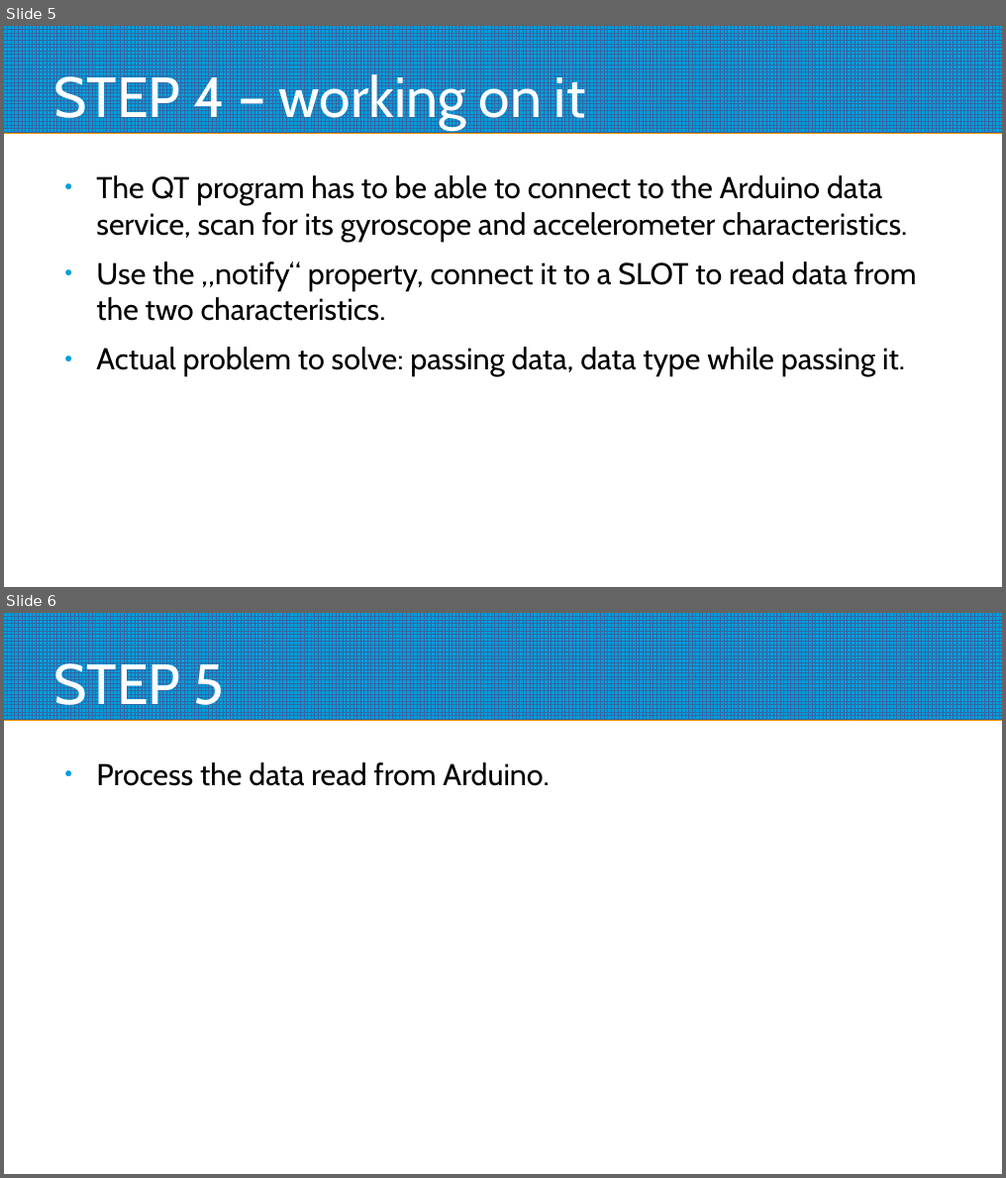
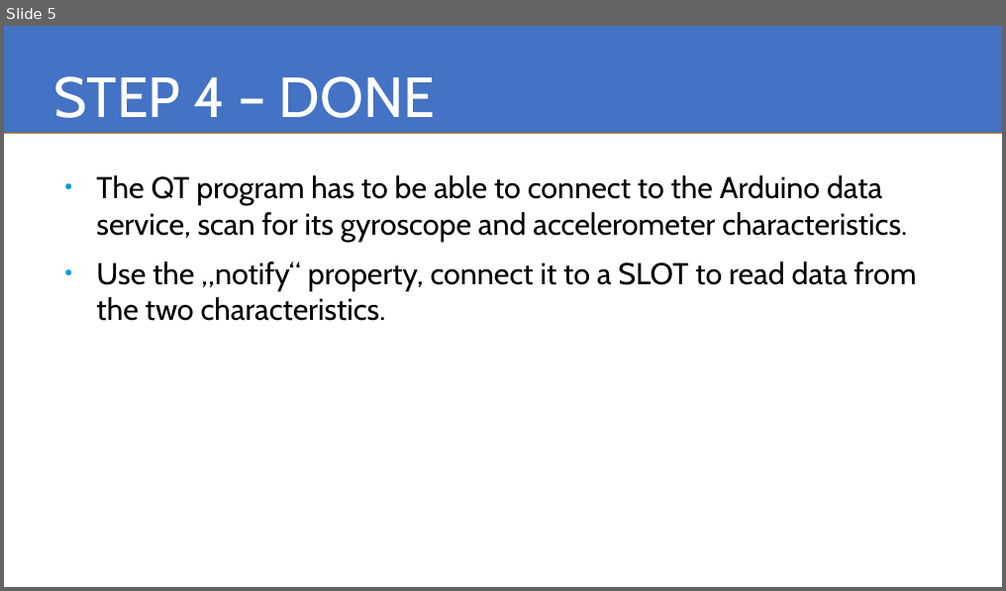
Before and after one commit to giogan98/daffodil, a slide deck: BLE/BLEconnector.odp. Shown one above the other, each under a label of ours: slides 5 and 6 before the commit, slide 5 after it. The pictures are 1006x1178 and 1006x591 pixels, drawn with LibreOffice and Linux fonts; fonts in the diff are those of the drawing. Boxes give left, top, right and bottom in pixels: in the first picture for what was removed or moved away, otherwise in the second. Text is boxed around its words. In the diff, an @@ line names an element or a change of style, - is before the commit and + after.

```diff
--- a/BLE/BLEconnector.odp
+++ b/BLE/BLEconnector.odp
@@ slide 6 removed at [4,613,1002,1174], background #FFFFFF; not listed: 1 template element that a slide beside it also shows @@
@@ title removed at [54,656,224,716] @@
-STEP 5
@@ text removed at [96,762,548,786] @@
-● Process the data read from Arduino.
@@ slide 5 changed as well @@
@@ rectangle removed at [4,26,1002,133] @@
@@ freeform shape added at [4,26,1002,133], fill #4472C4 @@
@@ title at [54,76,435,118]: text changed @@
-STEP 4 – working on it
+STEP 4 – DONE
@@ text "The QT program has to ..." at [96,175,917,321]: indent changed @@
@@ text at [96,347,905,376]: paragraph removed @@
-● Actual problem to solve: passing data, data type while passing it.
```
Also in this commit, not shown: 5 other slides changed, 2 other files.
